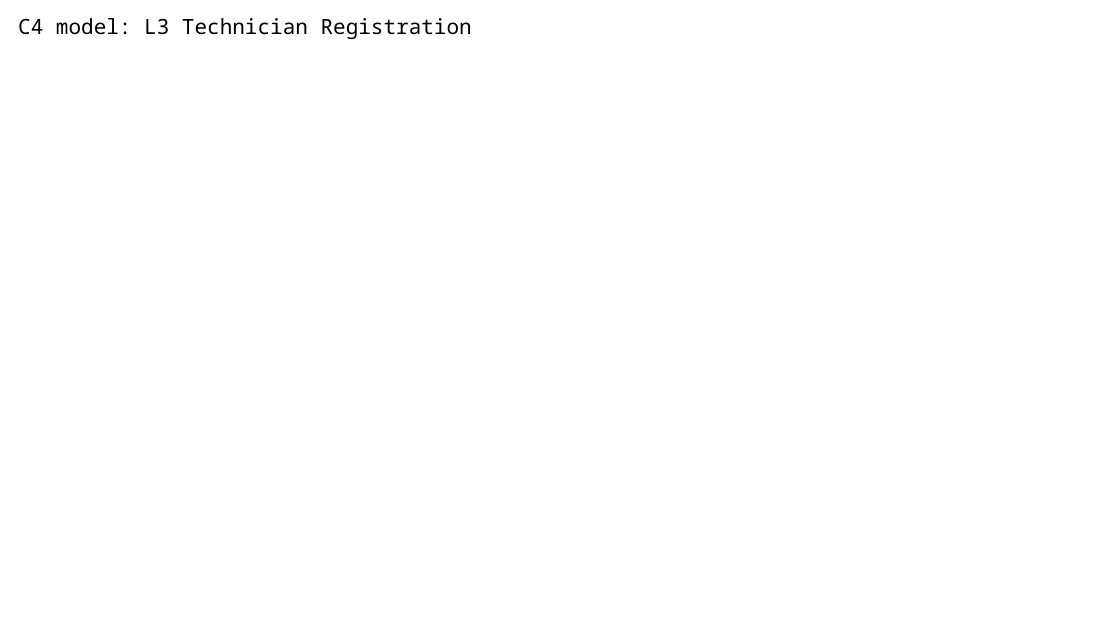
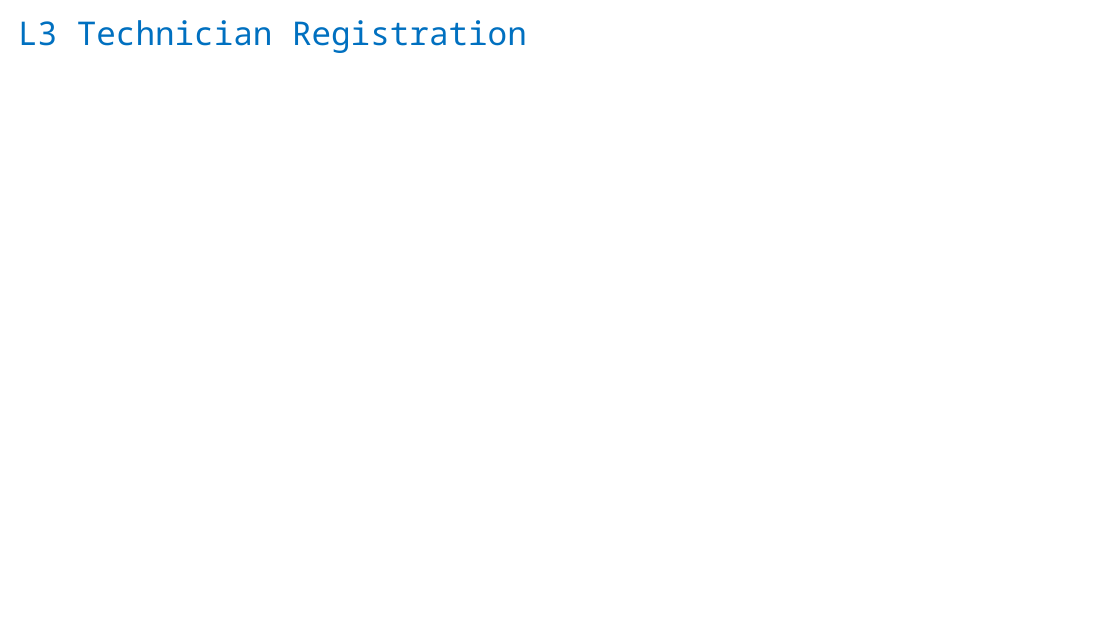
Before and after one commit to alexeykko/rct-project-nswi130, a slide deck: slide 14 of RacingCarTrackerPresentation.pptx. Drawn at 1120x630 pixels with LibreOffice and Linux fonts; fonts in the diff are those of the drawing; background and template pictures are left out. Boxes give left, top, right and bottom in pixels: in the first picture for what was removed or moved away, otherwise in the second. Text is boxed around its words. In the diff, an @@ line names an element or a change of style, - is before the commit and + after.

```diff
--- a/RacingCarTrackerPresentation.pptx
+++ b/RacingCarTrackerPresentation.pptx
@@ text at [18, 20, 527, 53]: text changed; size 18 to 28 pt; text colour #000000 to #0070C0 @@
-C4 model: L3 Technician Registration
+L3 Technician Registration
```
Also in this commit, not shown: 22 other slides changed.
